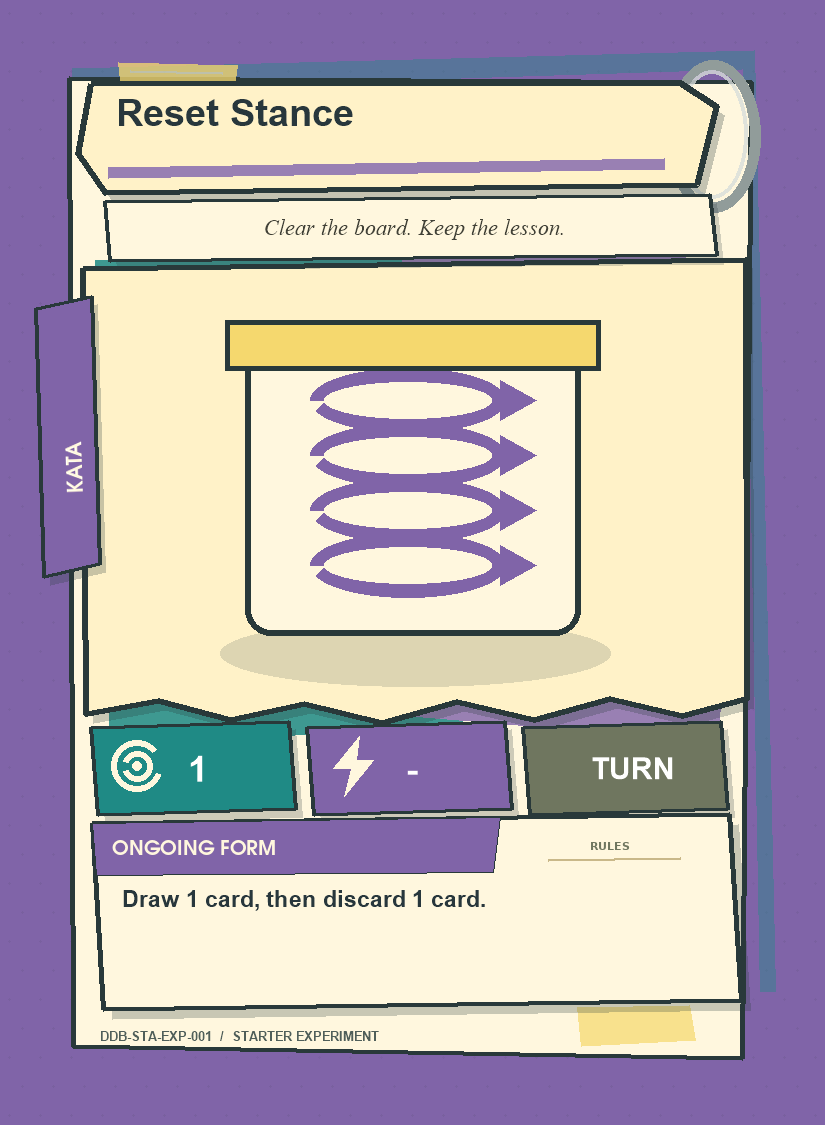
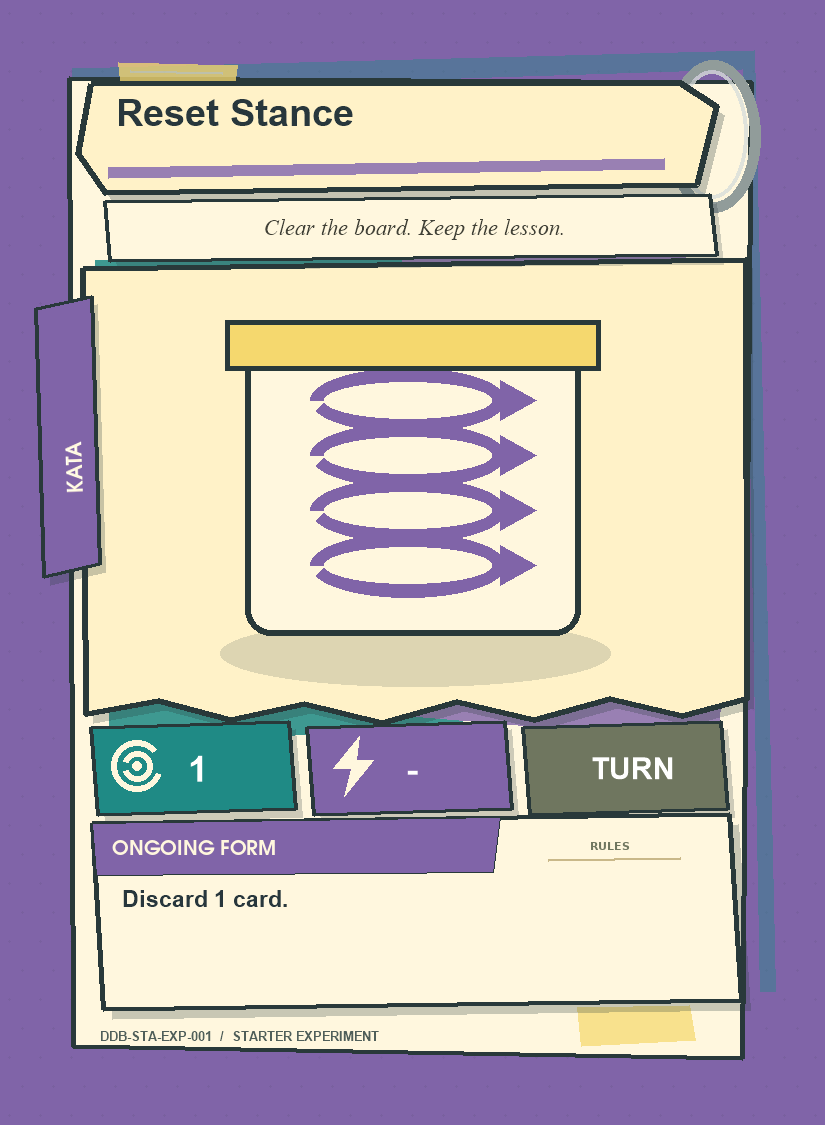
Before/after of a 825 x 1125 layered artwork. What changed in the layer stack:
painted on "Rules text" over [140, 890, 485, 911]
